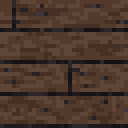
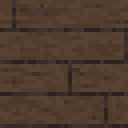
Revision of a layered 128x128 image; what changed, layer by layer:
added layer "Layer 2" (50%) above "Layer 1" over [0, 0, 128, 128]
painted on "Layer 1" over [0, 0, 128, 128]
